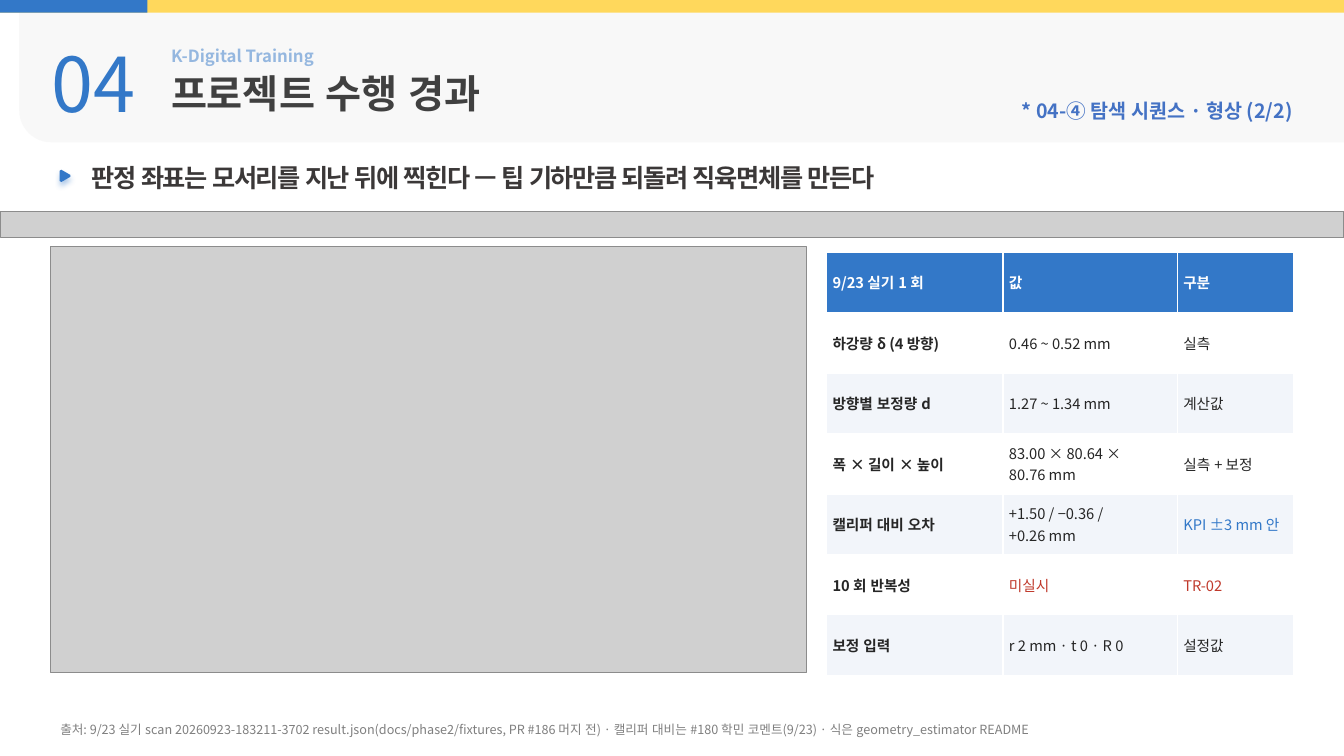
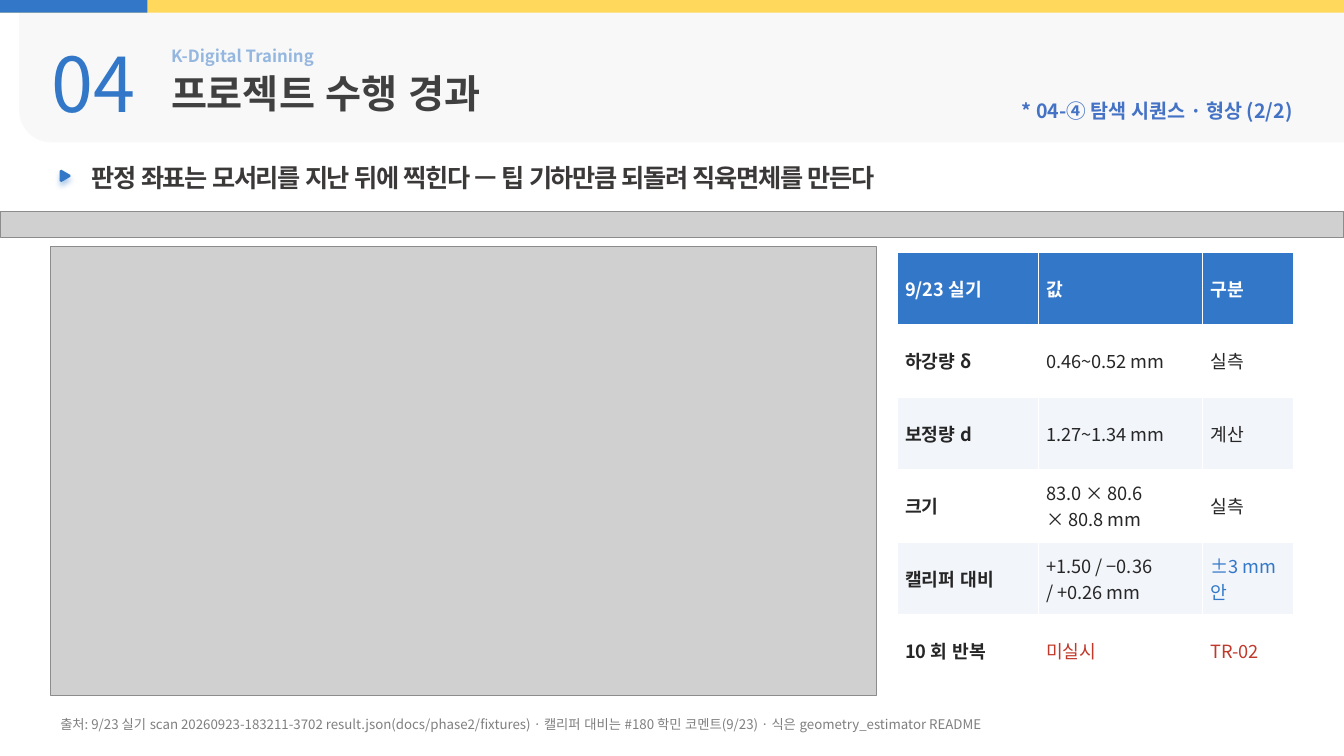
Before and after one commit to yujh5537/rokey_cobot1_Weld-Made, a slide deck: slide 13 of docs/presentation/slides-byeonghu.pptx. Drawn at 1344x756 pixels with LibreOffice and Linux fonts; fonts in the diff are those of the drawing; grey boxes stand for pictures; background and template pictures are left out. Boxes give left, top, right and bottom in pixels: in the first picture for what was removed or moved away, otherwise in the second. Text is boxed around its words. In the diff, an @@ line names an element or a change of style, - is before the commit and + after.

```diff
--- a/docs/presentation/slides-byeonghu.pptx
+++ b/docs/presentation/slides-byeonghu.pptx
@@ picture: place and size @@
-picture at <box>50,247,807,673</box>
+picture at <box>50,247,877,696</box>
@@ table at <box>897,252,1294,688</box> @@
-row 1: 9/23 실기 1 회 | 값 | 구분
-row 2: 하강량 δ (4 방향) | 0.46 ~ 0.52 mm | 실측
-row 3: 방향별 보정량 d | 1.27 ~ 1.34 mm | 계산값
-row 4: 폭 × 길이 × 높이 | 83.00 × 80.64 × / 80.76 mm | 실측 + 보정
-row 5: 캘리퍼 대비 오차 | +1.50 / −0.36 / / +0.26 mm | KPI ±3 mm 안
-row 6: 10 회 반복성 | 미실시 | TR-02
-row 7: 보정 입력 | r 2 mm · t 0 · R 0 | 설정값
+row 1: 9/23 실기 | 값 | 구분
+row 2: 하강량 δ | 0.46~0.52 mm | 실측
+row 3: 보정량 d | 1.27~1.34 mm | 계산
+row 4: 크기 | 83.0 × 80.6 / × 80.8 mm | 실측
+row 5: 캘리퍼 대비 | +1.50 / −0.36 / / +0.26 mm | ±3 mm 안
+row 6: 10 회 반복 | 미실시 | TR-02
@@ table: place and size @@
-table at <box>827,252,1294,676</box>
+table at <box>897,252,1294,688</box>
@@ text at <box>60,718,981,732</box>: text changed; size 9 to 9.5 pt @@
-출처: 9/23 실기 scan 20260923-183211-3702 result.json(docs/phase2/fixtures, PR #186 머지 전) · 캘리퍼 대비는 #180 학민 코멘트(9/23) · 식은 geometry_estimator README
+출처: 9/23 실기 scan 20260923-183211-3702 result.json(docs/phase2/fixtures) · 캘리퍼 대비는 #180 학민 코멘트(9/23) · 식은 geometry_estimator README
```
Also in this commit, not shown: 16 other slides changed, 27 other files.
